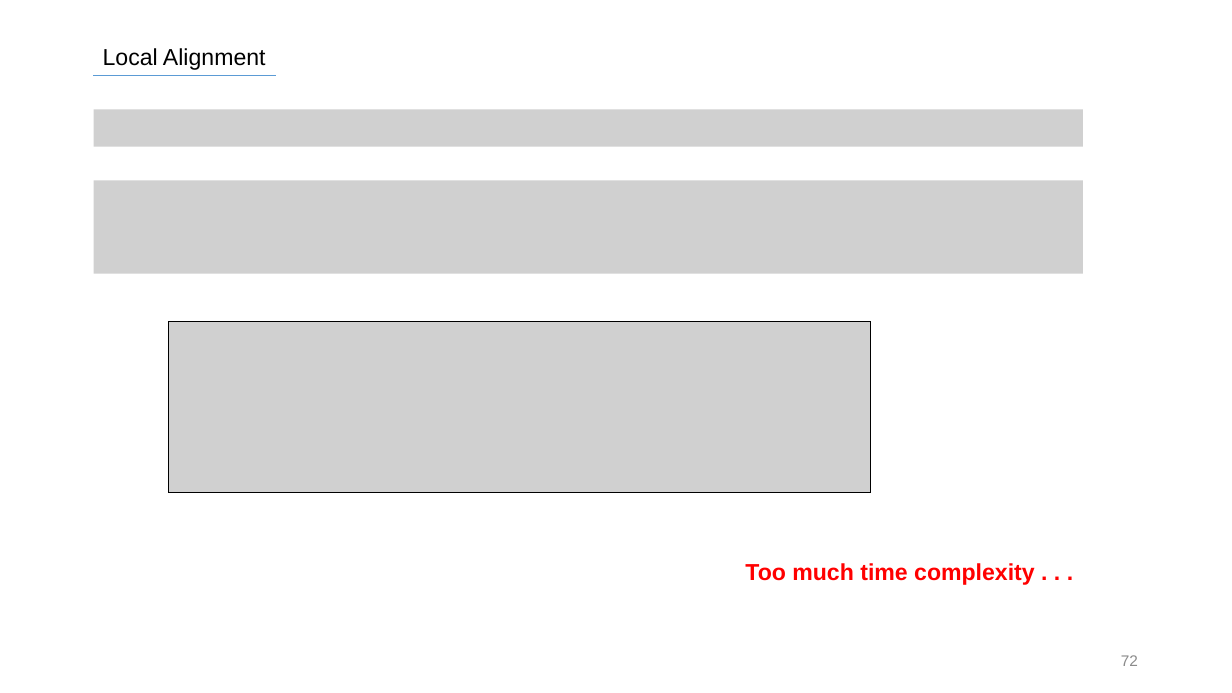
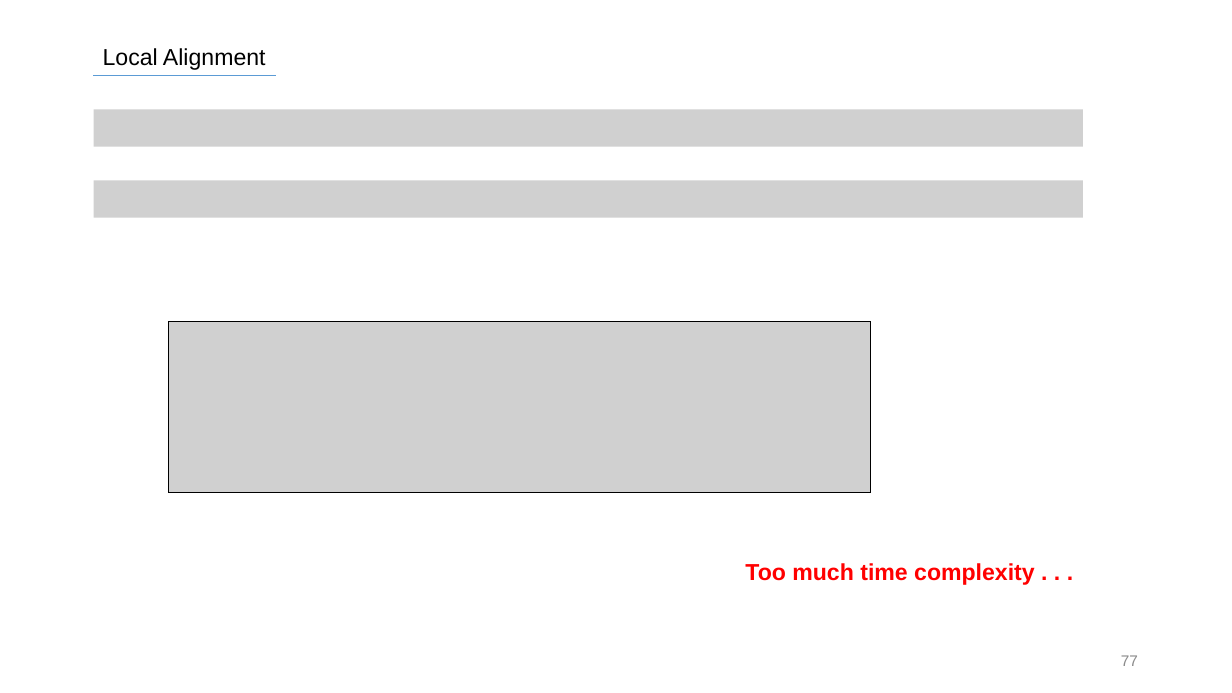
Before and after one commit to SiLviASizZ/HYU_2022, a slide deck: slide 77 of Intern/발표자료/0715/ASTS_0715.pptx (slide 72 before the commit). Drawn at 1232x693 pixels with LibreOffice and Linux fonts; fonts in the diff are those of the drawing; grey boxes stand for pictures. Boxes give left, top, right and bottom in pixels: in the first picture for what was removed or moved away, otherwise in the second. Text is boxed around its words. In the diff, an @@ line names an element or a change of style, - is before the commit and + after.

```diff
--- a/Intern/발표자료/0715/ASTS_0715.pptx
+++ b/Intern/발표자료/0715/ASTS_0715.pptx
@@ picture removed at [93, 180, 1083, 274] @@
@@ picture added at [93, 180, 1083, 217] @@
@@ page number at [1121, 655, 1138, 666]: text changed @@
-72
+77
```
Also in this commit, not shown: 77 other slides changed, 18 slides added, 1 slide removed, 1 other file.
